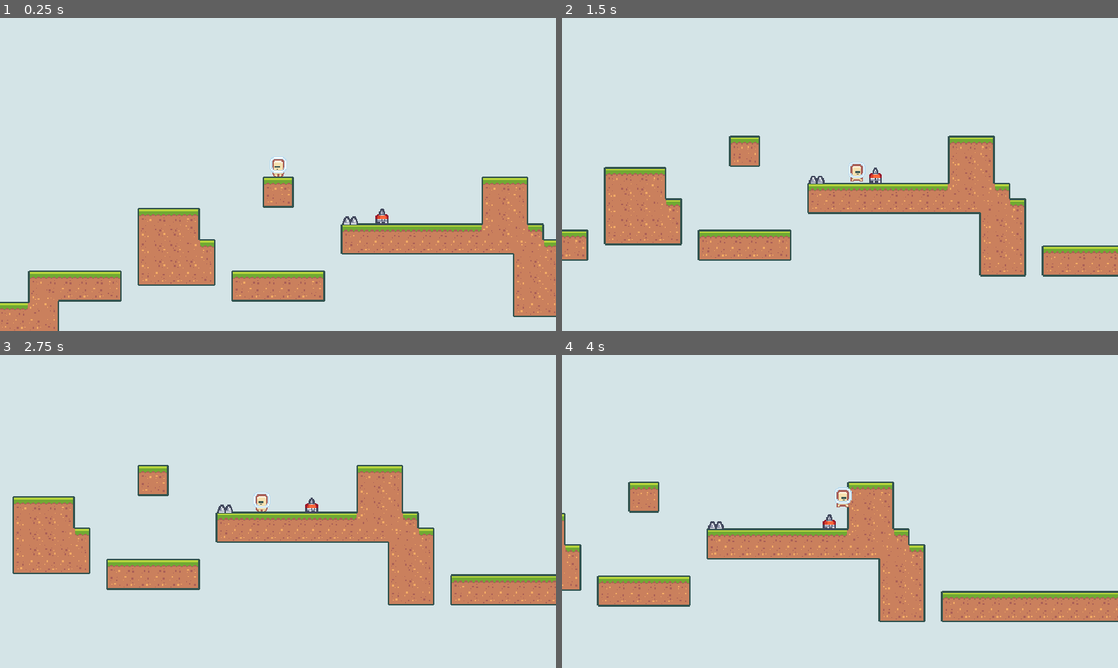
Above: before the commit, frames 1-4 (two rows, left to right).
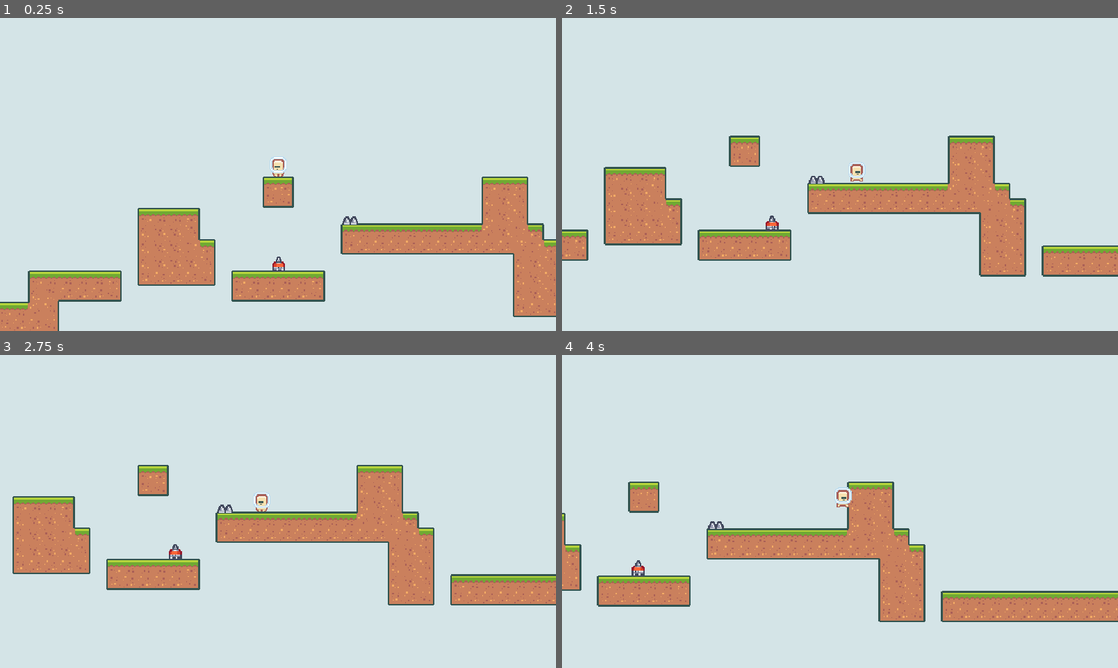
Above: after the commit, the same moments.

Repository: oucar/slimy-platformer
Game: Godot game, scene res://scenes/BaseLevel.tscn
Same seed, same stepped clock (60 frames per second), same inputs: the game is played once before the commit and once after it. This scene is started directly instead of the project's main scene.
Inputs:
- Up to frame 1 (0.25 s): no input
- Up to frame 2 (1.5 s): hold D (move_right) from 0.53 s (still down); tap W (jump) at 0.77 s
- Up to frame 3 (2.75 s): tap W (jump) at 1.52 s; release D (move_right) at 2.03 s; hold A (move_left) from 2.03 s (still down)
- Up to frame 4 (4 s): release A (move_left) at 2.78 s; hold D (move_right) from 2.78 s (still down); tap W (jump) at 3.02, 3.77 s

The runs differ from the first frame. In frame 1, 0.1% of the frame differs, in the area x 49-70%, y 60-81%; in frame 2, 0.1%; in frame 3, 0.1%; in frame 4, 0.1%, in the area x 12-50%, y 50-71%.

Commit message:
done with the guard type enemy

Diff:
--- a/project.godot
+++ b/project.godot
@@ -71,6 +71,7 @@
 [layer_names]
 
 2d_physics/layer_16="pickup"
+2d_physics/layer_17="enemy goal"
 2d_physics/layer_21="hazard"
 
 [physics]
--- a/scenes/BaseLevel.tscn
+++ b/scenes/BaseLevel.tscn
@@ -1,8 +1,9 @@
-[gd_scene load_steps=21 format=2]
+[gd_scene load_steps=22 format=2]
 
 [ext_resource path="res://scenes/Camera2D.tscn" type="PackedScene" id=1]
 [ext_resource path="res://scenes/Player.tscn" type="PackedScene" id=2]
 [ext_resource path="res://scenes/EnemyGuard.tscn" type="PackedScene" id=3]
+[ext_resource path="res://scenes/EnemyGoal.tscn" type="PackedScene" id=4]
 [ext_resource path="res://assets/tiles/tiles_packed.png" type="Texture" id=5]
 [ext_resource path="res://scenes/Spike.tscn" type="PackedScene" id=6]
 [ext_resource path="res://scenes/BaseLevel.gd" type="Script" id=7]
@@ -151,6 +152,7 @@
 0/z_index = 0
 
 [node name="BaseLevel" type="Node2D"]
+position = Vector2( 20, -2 )
 script = ExtResource( 7 )
 
 [node name="TileMap" type="TileMap" parent="."]
@@ -169,4 +171,10 @@
 position = Vector2( 83, 1 )
 
 [node name="EnemyGuard" parent="." instance=ExtResource( 3 )]
-position = Vector2( 113, 0 )
+position = Vector2( -6, 53 )
+
+[node name="EnemyGoal" parent="." instance=ExtResource( 4 )]
+position = Vector2( -52, 53 )
+
+[node name="EnemyGoal2" parent="." instance=ExtResource( 4 )]
+position = Vector2( 53, 53 )
--- /dev/null
+++ b/scenes/EnemyGoal.tscn
@@ -0,0 +1,13 @@
+[gd_scene load_steps=2 format=2]
+
+[sub_resource type="SegmentShape2D" id=1]
+
+[node name="EnemyGoal" type="Node2D"]
+
+[node name="Area2D" type="Area2D" parent="."]
+position = Vector2( 0, -10 )
+collision_layer = 65536
+collision_mask = 65536
+
+[node name="CollisionShape2D" type="CollisionShape2D" parent="Area2D"]
+shape = SubResource( 1 )
--- a/scenes/EnemyGuard.gd
+++ b/scenes/EnemyGuard.gd
@@ -1,8 +1,11 @@
 extends KinematicBody2D
 var maxSpeed = 25
 var velocity = Vector2.ZERO
-var direction = Vector2.RIGHT
+var direction = Vector2.ZERO
 var gravity = 500
+
+enum Direction {RIGHT, LEFT}
+export(Direction) var startDirection
 
 ######### IMPORTANT #########
 # Removing layer: No longer collide with the player
@@ -25,4 +28,14 @@
 
 # Called when the node enters the scene tree for the first time.
 func _ready():
-	pass # Replace with function body.
+	# setting the starting direction
+	if(startDirection == Direction.RIGHT):
+		direction = Vector2.RIGHT
+	else:
+		direction = Vector2.LEFT
+
+	get_node("GoalDetector").connect("area_entered", self, "on_goal_entered")
+
+func on_goal_entered(_area2d):
+	# flip the direction
+	direction = direction * -1
--- a/scenes/EnemyGuard.tscn
+++ b/scenes/EnemyGuard.tscn
@@ -18,7 +18,13 @@
 } ]
 
 [sub_resource type="RectangleShape2D" id=2]
-extents = Vector2( 6.5, 5.5 )
+extents = Vector2( 4.5, 5.5 )
+
+[sub_resource type="RectangleShape2D" id=3]
+extents = Vector2( 9.5, 6 )
+
+[sub_resource type="CircleShape2D" id=4]
+radius = 6.0
 
 [node name="EnemyGuard" type="KinematicBody2D"]
 collision_layer = 0
@@ -27,10 +33,29 @@
 [node name="AnimatedSprite" type="AnimatedSprite" parent="."]
 frames = SubResource( 1 )
 animation = "run"
-frame = 1
 playing = true
 offset = Vector2( 0, -12 )
 
 [node name="CollisionShape2D" type="CollisionShape2D" parent="."]
+visible = false
 position = Vector2( -0.5, -7.5 )
 shape = SubResource( 2 )
+
+[node name="GoalDetector" type="Area2D" parent="."]
+visible = false
+position = Vector2( 0, -10 )
+collision_layer = 65536
+collision_mask = 65536
+
+[node name="CollisionShape2D" type="CollisionShape2D" parent="GoalDetector"]
+visible = false
+position = Vector2( -0.5, 4 )
+shape = SubResource( 3 )
+
+[node name="HazardArea" type="Area2D" parent="."]
+collision_layer = 1048576
+collision_mask = 1048576
+
+[node name="CollisionShape2D" type="CollisionShape2D" parent="HazardArea"]
+position = Vector2( 0, -7 )
+shape = SubResource( 4 )
--- a/scenes/Player.gd
+++ b/scenes/Player.gd
@@ -85,6 +85,6 @@
 		else:
 			get_node("AnimatedSprite").flip_h = false
 
-func on_hazard_area_entered(area2d):
+func on_hazard_area_entered(_area2d):
 	# print("You would die, but this is your lucky day.")
 	emit_signal("died")
Not shown: 1 places in scenes/EnemyGuard.tscn that only renumber resources
